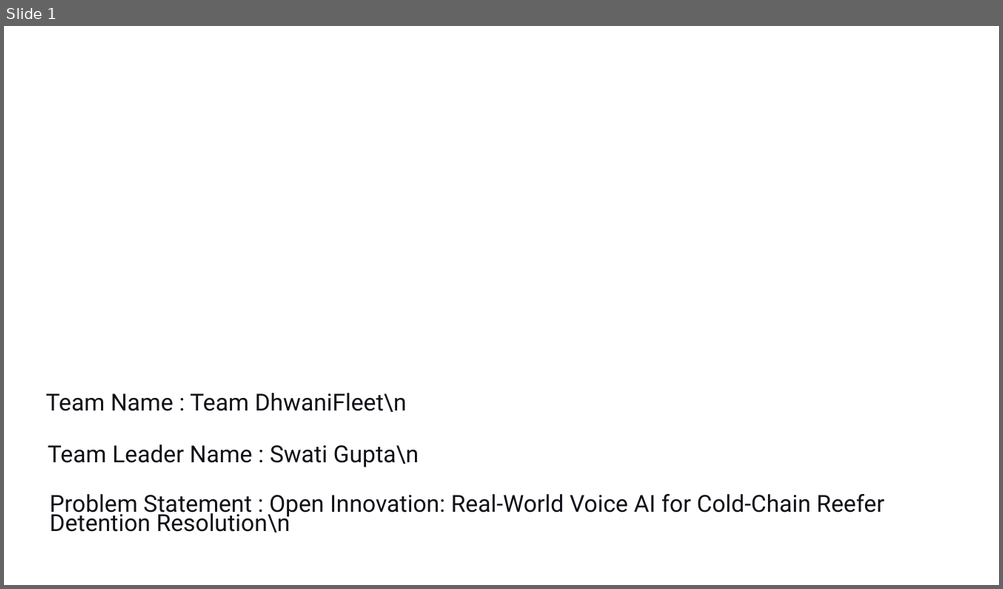
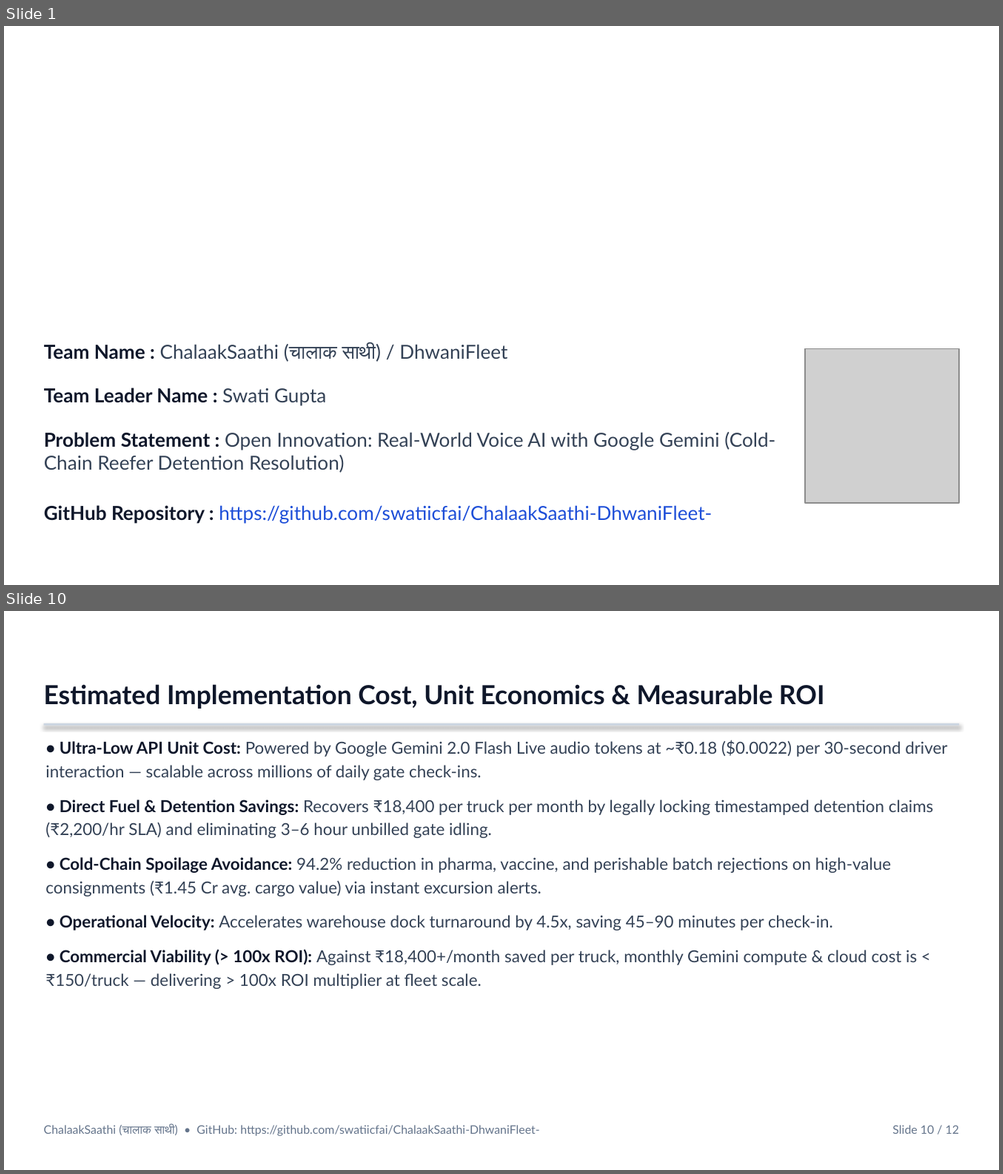
Before and after one commit to swatiicfai/ChalaakSaathi-DhwaniFleet-, a slide deck: DhwaniFleet_Idea_Submission_Deck.pptx. Shown one above the other, each under a label of ours: slide 1 before the commit, slides 1 and 10 after it; the slides between them are not shown. The pictures are 1003x589 and 1003x1174 pixels, drawn with LibreOffice and Linux fonts; fonts in the diff are those of the drawing; grey boxes stand for pictures; background and template pictures are left out. Boxes give left, top, right and bottom in pixels: in the first picture for what was removed or moved away, otherwise in the second. Text is boxed around its words. In the diff, an @@ line names an element or a change of style, - is before the commit and + after.

Commit message:
feat: official Build with Google Gemini submission deck using H2S/YourStory template

```diff
--- a/DhwaniFleet_Idea_Submission_Deck.pptx
+++ b/DhwaniFleet_Idea_Submission_Deck.pptx
@@ slide 10 added at <box>4,611,999,1170</box>, background picture (left out) @@
@@ text added at <box>44,684,825,709</box>, 19 pt, text #0F172A, bold @@
+Estimated Implementation Cost, Unit Economics & Measurable ROI
@@ rectangle added at <box>44,723,959,726</box>, fill #CBD5E1 @@
@@ text added at <box>45,740,947,989</box>, 12 pt, text #334155 @@
+• Ultra-Low API Unit Cost: Powered by Google Gemini 2.0 Flash Live audio tokens at ~₹0.18 ($0.0022) per 30-second driver interaction — scalable across millions of daily gate check-ins.
+• Direct Fuel & Detention Savings: Recovers ₹18,400 per truck per month by legally locking timestamped detention claims (₹2,200/hr SLA) and eliminating 3–6 hour unbilled gate idling.
+• Cold-Chain Spoilage Avoidance: 94.2% reduction in pharma, vaccine, and perishable batch rejections on high-value consignments (₹1.45 Cr avg. cargo value) via instant excursion alerts.
+• Operational Velocity: Accelerates warehouse dock turnaround by 4.5x, saving 45–90 minutes per check-in.
+• Commercial Viability (> 100x ROI): Against ₹18,400+/month saved per truck, monthly Gemini compute & cloud cost is < ₹150/truck — delivering > 100x ROI multiplier at fleet scale.
@@ text added at <box>44,1125,539,1136</box>, 8.5 pt, text #64748B @@
+ChalaakSaathi (चालाक साथी) • GitHub: https://github.com/swatiicfai/ChalaakSaathi-DhwaniFleet-
@@ text added at <box>892,1125,959,1134</box>, 8.5 pt, text #64748B @@
+Slide 10 / 12
@@ slide 1 changed as well @@
@@ text at <box>44,344,507,362</box>: text changed; size 17 to 14 pt; font Roboto to Lato; text colour #0F1016 to #334155 @@
-Team Name : Team DhwaniFleet\n
+Team Name : ChalaakSaathi (चालाक साथी) / DhwaniFleet
@@ picture added at <box>805,349,959,503</box> @@
@@ text at <box>44,388,326,406</box>: text changed; size 17 to 14 pt; font Roboto to Lato; text colour #0F1016 to #0F172A; bold on @@
-Team Leader Name : Swati Gupta\n
+Team Leader Name : Swati Gupta
@@ text at <box>44,432,775,473</box>: text changed; size 17 to 14 pt; font Roboto to Lato; text colour #0F1016 to #334155 @@
-Problem Statement : Open Innovation: Real-World Voice AI for Cold-Chain Reefer Detention Resolution\n
+Problem Statement : Open Innovation: Real-World Voice AI with Google Gemini (Cold-Chain Reefer Detention Resolution)
@@ text added at <box>44,506,711,524</box>, 14 pt, text #1D4ED8 @@
+GitHub Repository : https://github.com/swatiicfai/ChalaakSaathi-DhwaniFleet-
```
Also in this commit, not shown: 1 other slide changed, 9 other slides added, 10 slides removed, 3 other files.
